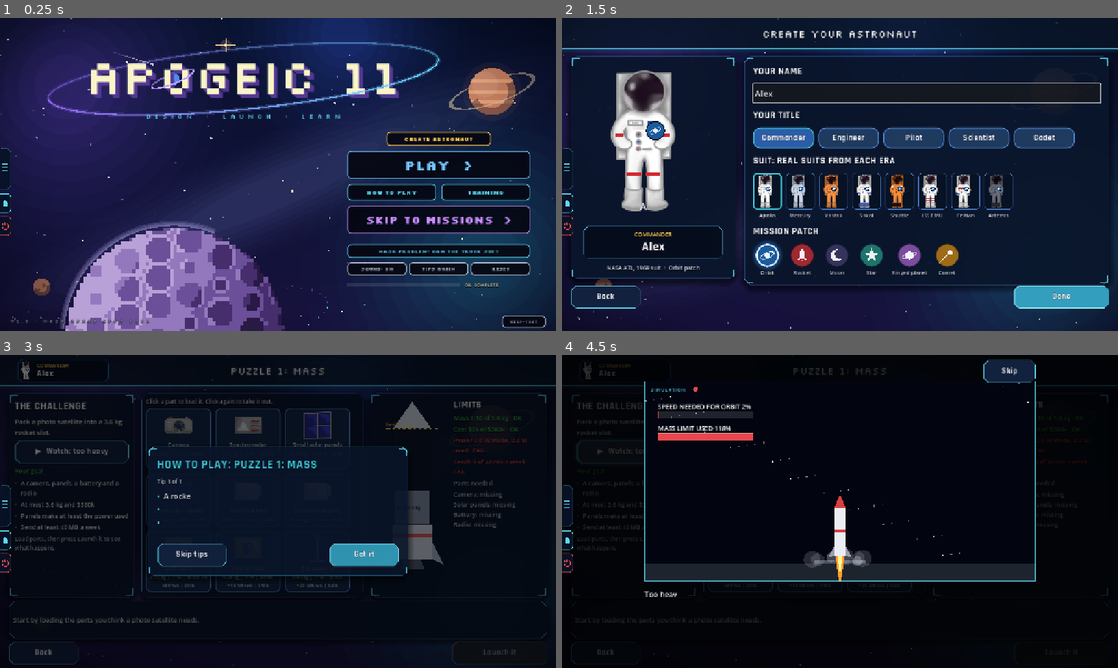
Above: before the commit, frames 1-4 (two rows, left to right).
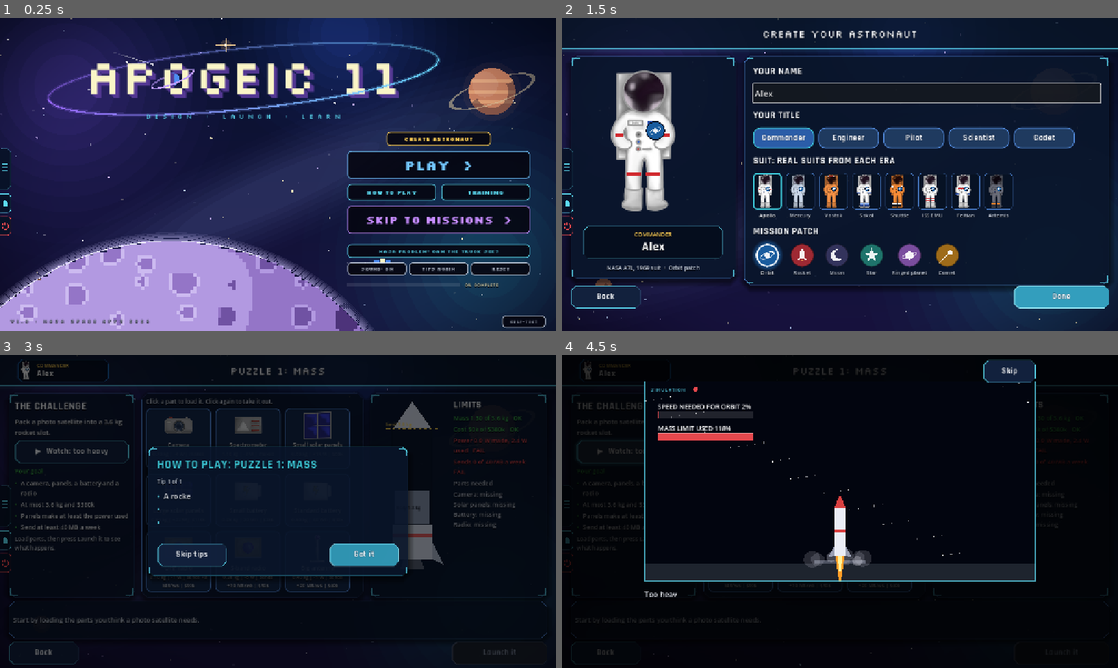
Above: after the commit, the same moments.

Repository: a77chand/apogeic
Game: Godot game, scene res://scenes/main.tscn
Same seed, same stepped clock (60 frames per second), same inputs: the game is played once before the commit and once after it.
Inputs (mouse positions are in pixels of both pictures, inside the frame that each line leads up to):
- Up to frame 1 (0.25 s): no input
- Up to frame 2 (1.5 s): click "PLAY >" at 0.5 s; click (928, 93) at 1.27 s; type "Alex" at 1.35 s
- Up to frame 3 (3 s): click "Done" at 2 s; click "Play" at 2.75 s
- Up to frame 4 (4.5 s): click "Skip tips" at 3.5 s; click "▶ Watch: too heavy" at 4.25 s

The runs differ from the first frame. In frame 1, 14% of the frame differs, in the area x 0-71%, y 64-100%; in frame 2, less than 0.1%; in frame 3, 0.1%; in frame 4, 0.5%.

Commit message:
Fix mission-screen freeze (overlays above raised card); bigger cratered title planet to the page edges; boots instead of a bar, no initial on the foot; pixel lives/stars/star dust in the header with a sparkle icon; README for AP0GEIC 11

Diff:
--- a/scripts/screens/missions.gd
+++ b/scripts/screens/missions.gd
@@ -14,7 +14,7 @@
 const Tutorial = preload("res://scripts/ui/tutorial.gd")
 
 const CARD_SIZE: Vector2 = Vector2(440, 462)
-const CARD_Y: float = 132.0
+const CARD_Y: float = 108.0
 const GAP: float = 470.0
 const C_LOCKED_TEXT: Color = Color(0.56, 0.60, 0.70)
 
@@ -50,6 +50,8 @@
 	node.size = sz
 
 
+## The header: the player's badge, the title, and on the right the stars, lives (pixel
+## hearts, with the time to the next one) and star dust, in the pixel font.
 func _build_top_bar() -> void:
 	var bar: PanelContainer = PanelContainer.new()
 	bar.add_theme_stylebox_override("panel", UI.bar_style(true))
@@ -57,32 +59,37 @@
 	var title: Label = UI.label("Missions", 28)
 	title.horizontal_alignment = HORIZONTAL_ALIGNMENT_CENTER
 	title.vertical_alignment = VERTICAL_ALIGNMENT_CENTER
-	bar.add_child(title)
+	_place(title, Vector2(540, 0), Vector2(200, 72))
 	var badge: Control = Player.badge(44.0)
 	add_child(badge)
 	badge.position = Vector2(40.0, 14.0)
 
 
-## Total stars, lives (with the time to the next one) and star dust.
+func _pixel_label(text: String, color: Color) -> Label:
+	var l: Label = UI.label(text, 14, color)
+	l.add_theme_font_override("font", UI.pixel_font(false))
+	l.add_theme_font_size_override("font_size", 13)
+	l.vertical_alignment = VERTICAL_ALIGNMENT_CENTER
+	return l
+
+
 func _build_stats() -> void:
-	var row: HBoxContainer = UI.hbox(26)
-	row.alignment = BoxContainer.ALIGNMENT_CENTER
-	_place(row, Vector2(40, 82), Vector2(1200, 40))
-	var stars: HBoxContainer = UI.hbox(6)
-	row.add_child(stars)
-	stars.add_child(UI.star_icon(true, 22.0))
-	stars.add_child(UI.label("%d / %d stars" % [GameState.total_stars(), GameState.mission_ids().size() * 3], 16, UI.C_GOLD))
-	var lives: HBoxContainer = UI.hbox(4)
-	row.add_child(lives)
+	var row: HBoxContainer = UI.hbox(10)
+	row.alignment = BoxContainer.ALIGNMENT_END
+	_place(row, Vector2(760, 16), Vector2(504, 40))
+	row.add_child(UI.star_icon(true, 18.0))
+	row.add_child(_pixel_label("%d/%d" % [GameState.total_stars(), GameState.mission_ids().size() * 3], UI.C_GOLD))
+	var hearts: HBoxContainer = UI.hbox(2)
+	row.add_child(hearts)
 	for i in range(GameState.MAX_LIVES):
-		lives.add_child(UI.heart_icon(i < GameState.lives, 20.0))
-	_lives_label = UI.label("", 14, UI.C_MUTED)
-	lives.add_child(_lives_label)
-	_dust_label = UI.label("", 16, Color(0.78, 0.70, 1.0))
+		hearts.add_child(UI.heart_icon(i < GameState.lives, 18.0))
+	_lives_label = _pixel_label("", UI.C_MUTED)
+	row.add_child(_lives_label)
+	row.add_child(UI.sparkle_icon(22.0))
+	_dust_label = _pixel_label("", Color(0.80, 0.72, 1.0))
 	row.add_child(_dust_label)
-	_buy_btn = UI.button("Buy a life (%d star dust)" % GameState.LIFE_COST_STARDUST, _on_buy, 240.0, false)
-	_buy_btn.custom_minimum_size = Vector2(240.0, 34.0)
-	_buy_btn.add_theme_font_size_override("font_size", 13)
+	_buy_btn = UI.pixel_button("+1 life", _on_buy, 84.0, 30.0, 11, UI.C_RED)
+	_buy_btn.tooltip_text = "Buy a life for %d star dust" % GameState.LIFE_COST_STARDUST
 	row.add_child(_buy_btn)
 	_refresh_stats()
 
@@ -90,10 +97,11 @@
 func _refresh_stats() -> void:
 	var wait: int = GameState.seconds_to_next_life()
 	if GameState.lives >= GameState.MAX_LIVES:
-		_lives_label.text = "Lives full"
+		_lives_label.text = "FULL"
 	else:
-		_lives_label.text = "Next life in %d:%02d" % [wait / 60, wait % 60]
-	_dust_label.text = "✦ %d star dust" % GameState.stardust
+		_lives_label.text = "%d:%02d" % [wait / 60, wait % 60]
+	_lives_label.tooltip_text = "A life comes back every 30 minutes"
+	_dust_label.text = "%d" % GameState.stardust
 	_buy_btn.disabled = GameState.lives >= GameState.MAX_LIVES or GameState.stardust < GameState.LIFE_COST_STARDUST
 
 
@@ -219,7 +227,6 @@
 		var tint: Color = Color(shade, shade, shade * 1.05, alpha)
 		card.size = CARD_SIZE   # containers can stretch it; keep every card the same size
 		card.visible = absi(off) <= 2
-		card.z_index = 1 if off == 0 else 0
 		card.mouse_filter = Control.MOUSE_FILTER_STOP if off == 0 else Control.MOUSE_FILTER_IGNORE
 		for child in card.find_children("*", "Button", true, false):
 			(child as Button).disabled = off != 0 or bool(card.get_meta("locked", false))
@@ -232,6 +239,12 @@
 			card.position = target
 			card.scale = Vector2(sc, sc)
 			card.modulate = tint
+	# the middle card draws over its neighbours: move it to the end of the cards (not above
+	# overlays such as tips or the list, which are added after the cards)
+	var top: int = 0
+	for c in _cards:
+		top = maxi(top, (c as Control).get_index())
+	move_child(_cards[_index], top)
 	if _tip != null:
 		_tip.text = "Mission %d of %d. Use the arrows, the arrow keys or the mouse wheel to slide." % [mini(_index + 1, GameState.mission_ids().size()), GameState.mission_ids().size()]
 
--- a/scripts/screens/title.gd
+++ b/scripts/screens/title.gd
@@ -39,8 +39,8 @@
 		_place(UI.picture("res://art/ui/ui_logo.png", Vector2(900, 200), "AP0GEIC 11"), Vector2(190, 40), Vector2(900, 200))
 		return
 	var logo: Control = Logo.new()
-	logo.planet_centre = Vector2(400, 730)
-	logo.planet_radius = 250.0
+	logo.planet_centre = Vector2(390, 1090)
+	logo.planet_radius = 580.0
 	_place(logo, Vector2.ZERO, Vector2(1280, 720))
 
 
--- a/scripts/ui/avatar.gd
+++ b/scripts/ui/avatar.gd
@@ -173,12 +173,12 @@
 			_box(76, 134, 94, 142, blue)
 			_box(160, 134, 178, 142, blue)
 			_box(110, 84, 113, 158, blue)
-			_box(92, 222, 162, 240, Color(blue, 0.85))
+			_boots(Color(0.20, 0.32, 0.62), Color(0.55, 0.70, 0.95))
 		"aces":
 			# orange launch and entry suit, white shoulder patches, black boots
 			_box(84, 88, 98, 100, Color(0.97, 0.97, 0.97))
 			_box(156, 88, 170, 100, Color(0.97, 0.97, 0.97))
-			_box(92, 222, 162, 242, Color(0.08, 0.08, 0.10))
+			_boots(Color(0.12, 0.12, 0.14), Color(0.97, 0.97, 0.97))
 		"emu":
 			# white spacewalk suit, red stripes round the legs
 			_box(98, 176, 124, 181, red)
@@ -195,7 +195,23 @@
 			_box(84, 98, 170, 102, orange)
 			_box(98, 184, 124, 188, Color(0.30, 0.62, 0.92))
 			_box(132, 184, 158, 188, Color(0.30, 0.62, 0.92))
-			_box(92, 222, 162, 240, Color(0.15, 0.15, 0.17))
+			_boots(Color(0.22, 0.22, 0.25), Color(0.96, 0.52, 0.16))
+
+
+## Two separate boots over the picture's feet, each with a band of trim at the ankle and
+## a darker sole, so they read as part of the suit (not a bar across both legs).
+func _boots(fill: Color, trim: Color) -> void:
+	for x in [[94.0, 125.0], [131.0, 162.0]]:
+		var top: Vector2 = _t(float(x[0]), 214)
+		var bottom: Vector2 = _t(float(x[1]), 242)
+		var r: Rect2 = Rect2(top, bottom - top)
+		var rr: float = r.size.x * 0.22
+		draw_rect(Rect2(r.position + Vector2(0, rr), r.size - Vector2(0, rr)), fill)
+		draw_rect(Rect2(r.position + Vector2(rr, 0), Vector2(r.size.x - rr * 2.0, rr)), fill)
+		draw_circle(r.position + Vector2(rr, rr), rr, fill)
+		draw_circle(r.position + Vector2(r.size.x - rr, rr), rr, fill)
+		draw_rect(Rect2(r.position + Vector2(0, r.size.y * 0.18), Vector2(r.size.x, r.size.y * 0.14)), trim)
+		draw_rect(Rect2(r.position + Vector2(0, r.size.y * 0.82), Vector2(r.size.x, r.size.y * 0.18)), fill.darkened(0.35))
 
 
 ## A round patch with the chosen emblem and the player's initial.
@@ -205,8 +221,3 @@
 	draw_circle(centre, radius + maxf(1.0, radius * 0.12), Color(0.02, 0.05, 0.12))
 	draw_circle(centre, radius, bg)
 	draw_emblem(self, str(entry[2]), centre, radius * 0.8, Color(1, 1, 1, 0.92), bg)
-	if _initial != "" and _height >= 200.0:
-		var font: Font = ThemeDB.fallback_font
-		var font_size: int = maxi(8, int(_height * 0.07))
-		var text_size: Vector2 = font.get_string_size(_initial, HORIZONTAL_ALIGNMENT_LEFT, -1.0, font_size)
-		draw_string(font, _t(128, 250) + Vector2(-text_size.x * 0.5, 0.0), _initial, HORIZONTAL_ALIGNMENT_LEFT, -1.0, font_size, Color(1, 1, 1, 0.9))
--- a/scripts/ui/confirm.gd
+++ b/scripts/ui/confirm.gd
@@ -27,6 +27,7 @@
 
 
 func _ready() -> void:
+	z_index = 100   # always above the screen
 	process_mode = Node.PROCESS_MODE_ALWAYS
 	mouse_filter = Control.MOUSE_FILTER_STOP
 	var dim: ColorRect = ColorRect.new()
--- a/scripts/ui/event_card.gd
+++ b/scripts/ui/event_card.gd
@@ -51,6 +51,7 @@
 
 
 func _ready() -> void:
+	z_index = 100   # always above the screen, including raised cards
 	mouse_filter = Control.MOUSE_FILTER_STOP
 	var dim: ColorRect = ColorRect.new()
 	dim.color = Color(0, 0, 0, 0.6)
--- a/scripts/ui/film.gd
+++ b/scripts/ui/film.gd
@@ -40,6 +40,7 @@
 
 
 func _ready() -> void:
+	z_index = 100   # always above the screen, including raised cards
 	_c = Control.new()
 	_c.clip_contents = true
 	_c.mouse_filter = Control.MOUSE_FILTER_IGNORE
--- a/scripts/ui/logo.gd
+++ b/scripts/ui/logo.gd
@@ -90,61 +90,61 @@
 		draw_line(p0, p1, Color(col, alpha), 3.0)
 
 
-## A pixel planet: each square is coloured by light direction and a fixed noise pattern
-## that slides sideways, so the surface turns slowly.
+## A big pixel planet rising from the bottom-left corner, like the reference art: pale
+## lavender, lit from the upper left, with round craters (dark floors, light rims) that
+## drift sideways as it turns, and a glowing rim of atmosphere along its top edge. Only
+## the part on screen is drawn, and it always reaches the bottom and left edges.
 func _draw_planet() -> void:
 	var c: Vector2 = planet_centre
 	var r: float = planet_radius
-	var light: Vector2 = Vector2(-0.7, -0.6).normalized()
-	var shades: Array = [Color(0.16, 0.10, 0.27), Color(0.27, 0.18, 0.42), Color(0.42, 0.31, 0.60), Color(0.58, 0.47, 0.74), Color(0.72, 0.63, 0.84)]
-	var n: int = int(r / PX) + 1
-	var spin: float = _t * 1.2
-	for gy in range(-n, n + 1):
-		for gx in range(-n, n + 1):
-			var d: Vector2 = Vector2(gx, gy) * PX
+	var light: Vector2 = Vector2(-0.55, -0.83).normalized()
+	var shades: Array = [Color(0.18, 0.11, 0.32), Color(0.30, 0.20, 0.48), Color(0.44, 0.32, 0.64), Color(0.58, 0.46, 0.78), Color(0.70, 0.60, 0.88), Color(0.80, 0.73, 0.94)]
+	var spin: float = _t * 0.9
+	var top_row: int = int(floor((maxf(0.0, c.y - r) - c.y) / PX))
+	var bottom_row: int = int(ceil((size.y - c.y) / PX))
+	for gy in range(top_row, bottom_row + 1):
+		var dy: float = float(gy) * PX
+		if absf(dy) > r:
+			continue
+		var half: float = sqrt(r * r - dy * dy)
+		var gx0: int = int(floor(maxf(-half, -c.x) / PX))
+		var gx1: int = int(ceil(minf(half, size.x - c.x) / PX))
+		for gx in range(gx0, gx1 + 1):
+			var d: Vector2 = Vector2(float(gx) * PX, dy)
 			if d.length() > r:
 				continue
-			var p: Vector2 = c + d
-			if p.y > size.y or p.y + PX < 0.0:
-				continue
 			var nz: Vector2 = d / r
-			var z: float = sqrt(max(0.0, 1.0 - nz.length_squared()))
-			var lit: float = clamp(nz.dot(light) * 0.9 + z * 0.35, -1.0, 1.0)
-			# surface pattern: round craters (dark floor, lit rim) that move with the spin
+			var z: float = sqrt(maxf(0.0, 1.0 - nz.length_squared()))
+			var lit: float = clampf(nz.dot(light) * 0.85 + z * 0.45, -1.0, 1.0)
+			var level: float = (lit + 0.9) * 2.6
+			# craters on a drifting grid of cells, each cell with its own size and place
 			var u: float = float(gx) + spin
-			var level: float = (lit + 1.0) * 2.2
-			var cu: float = fposmod(u, 9.0) - 4.5
-			var cv: float = fposmod(float(gy) + floor(u / 9.0) * 3.0, 8.0) - 4.0
-			var cr: float = 2.2 + float(abs(hash(Vector2i(int(floor(u / 9.0)), int(floor((float(gy) + floor(u / 9.0) * 3.0) / 8.0))))) % 3)
-			var cd: float = Vector2(cu, cv).length()
-			if cd < cr - 0.6:
-				level -= 1.1
-			elif cd < cr + 0.4:
-				level += 0.5
+			var cell: Vector2i = Vector2i(int(floor(u / 11.0)), int(floor(float(gy) / 9.0)))
+			var hsh: int = absi(hash(cell))
+			var cc: Vector2 = Vector2(float(cell.x) * 11.0 + 3.0 + float(hsh % 5), float(cell.y) * 9.0 + 2.0 + float((hsh / 7) % 5))
+			var cr: float = 1.6 + float((hsh / 49) % 4) * 0.8
+			var cd: float = Vector2(u, float(gy)).distance_to(cc)
+			if (hsh / 343) % 3 != 0:
+				if cd < cr - 0.5:
+					level -= 1.2
+				elif cd < cr + 0.5:
+					level += 0.7
 			var idx: int = clampi(int(level), 0, shades.size() - 1)
-			draw_rect(Rect2(p, Vector2(PX, PX)), shades[idx])
-	# a soft glowing rim on the lit side
-	for i in range(4):
-		draw_arc(c, r + 3.0 + float(i) * 3.0, PI * 1.02, PI * 1.62, 48, Color(0.78, 0.70, 1.0, 0.45 - 0.1 * float(i)), 3.0)
-	# the orbit and a satellite on it
-	var tilt: float = -0.22
-	var rx: float = r * 1.45
-	var ry: float = r * 0.32
-	var steps: int = 90
-	for i in range(steps):
-		if i % 2 == 1:
-			continue
-		var a: float = TAU * float(i) / float(steps)
-		var q: Vector2 = c + Vector2(cos(a) * rx, sin(a) * ry).rotated(tilt)
-		var front: bool = sin(a) > 0.0
-		if not front and q.distance_to(c) < r:
-			continue
-		draw_rect(Rect2(q.snapped(Vector2(4, 4)), Vector2(4, 4)), Color(UI.C_ACCENT, 0.8 if front else 0.3))
-	var sa: float = _t * 0.35 + PI
-	var sp: Vector2 = c + Vector2(cos(sa) * rx, sin(sa) * ry).rotated(tilt)
+			draw_rect(Rect2(c + d, Vector2(PX, PX)), shades[idx])
+	# the glowing rim of atmosphere along the top
+	for i in range(6):
+		var a: float = 0.55 - 0.09 * float(i)
+		draw_arc(c + Vector2(PX * 0.5, PX * 0.5), r + 2.0 + float(i) * 3.5, PI * 1.0, PI * 1.85, 96, Color(0.82, 0.78, 1.0, maxf(0.05, a)), 3.0)
+	draw_arc(c + Vector2(PX * 0.5, PX * 0.5), r + 1.0, PI * 1.08, PI * 1.62, 96, Color(0.95, 0.95, 1.0, 0.9), 2.0)
+	# a small satellite crossing above the horizon, hidden while it is behind the planet
+	var oc: Vector2 = c + Vector2(0.0, -r * 0.92)
+	var rx: float = r * 0.85
+	var ry: float = r * 0.12
+	var sa: float = _t * 0.3
+	var sp: Vector2 = oc + Vector2(cos(sa) * rx, sin(sa) * ry)
 	if sin(sa) < 0.0 and sp.distance_to(c) < r:
 		return
 	sp = sp.snapped(Vector2(4, 4))
-	draw_rect(Rect2(sp - Vector2(6, 6), Vector2(12, 12)), C_CREAM)
-	draw_rect(Rect2(sp - Vector2(22, 3), Vector2(12, 6)), Color(0.30, 0.55, 0.95))
-	draw_rect(Rect2(sp + Vector2(10, -3), Vector2(12, 6)), Color(0.30, 0.55, 0.95))
+	draw_rect(Rect2(sp - Vector2(5, 5), Vector2(10, 10)), C_CREAM)
+	draw_rect(Rect2(sp - Vector2(19, 3), Vector2(11, 6)), Color(0.30, 0.55, 0.95))
+	draw_rect(Rect2(sp + Vector2(8, -3), Vector2(11, 6)), Color(0.30, 0.55, 0.95))
--- a/scripts/ui/tutorial.gd
+++ b/scripts/ui/tutorial.gd
@@ -63,6 +63,7 @@
 
 
 func _ready() -> void:
+	z_index = 100   # always above the screen, including raised cards
 	GameState.tutorial_open = true
 	mouse_filter = Control.MOUSE_FILTER_STOP
 	var dim: ColorRect = ColorRect.new()
--- a/scripts/ui/ui.gd
+++ b/scripts/ui/ui.gd
@@ -121,63 +121,64 @@
 	return row
 
 
-## A heart for the lives display: red when full, a dim outline when used.
+## A pixel heart for the lives display: red when full, a dim outline when used.
+const HEART_PIXELS: Array = [
+	".XX.XX.",
+	"XXXXXXX",
+	"XXXXXXX",
+	".XXXXX.",
+	"..XXX..",
+	"...X...",
+]
+
+
 static func heart_icon(full: bool, size: float = 20.0) -> Control:
 	var c: Control = Control.new()
 	c.custom_minimum_size = Vector2(size, size)
 	c.mouse_filter = Control.MOUSE_FILTER_IGNORE
 	c.draw.connect(func() -> void:
-		var pts: PackedVector2Array = PackedVector2Array()
-		for i in range(40):
-			var t: float = TAU * float(i) / 40.0
-			var x: float = 16.0 * pow(sin(t), 3)
-			var y: float = -(13.0 * cos(t) - 5.0 * cos(2.0 * t) - 2.0 * cos(3.0 * t) - cos(4.0 * t))
-			pts.append(Vector2(size * 0.5, size * 0.46) + Vector2(x, y) * size / 36.0)
-		if full:
-			c.draw_colored_polygon(pts, C_RED)
-		else:
-			pts.append(pts[0])
-			c.draw_polyline(pts, Color(C_MUTED, 0.5), 1.5, true))
+		var px: float = floorf(size / 7.0)
+		var off: Vector2 = Vector2((size - px * 7.0) * 0.5, (size - px * 6.0) * 0.5)
+		for y in range(HEART_PIXELS.size()):
+			var row: String = HEART_PIXELS[y]
+			for x in range(row.length()):
+				if row[x] != "X":
+					continue
+				var r: Rect2 = Rect2(off + Vector2(x, y) * px, Vector2(px, px))
+				if full:
+					c.draw_rect(r, C_RED if not (y == 1 and x == 1) else Color(1, 0.75, 0.75))
+				else:
+					c.draw_rect(r, Color(C_MUTED, 0.22)))
 	return c
 
 
-## A short message in the bottom-right corner that fades out after a few seconds.
-## Used for feedback after a choice: how good it was and why.
-static func toast(host: Node, title: String, text: String, color: Color, seconds: float = 6.0) -> void:
-	var panel: PanelContainer = PanelContainer.new()
-	var sb: StyleBoxFlat = box(Color(0.02, 0.05, 0.11, 0.95), color, 8, 2, 12.0)
-	sb.border_width_left = 6
-	panel.add_theme_stylebox_override("panel", sb)
-	panel.mouse_filter = Control.MOUSE_FILTER_IGNORE
-	panel.z_index = 50
-	var col: VBoxContainer = vbox(4)
-	panel.add_child(col)
-	col.add_child(label(title, 18, color))
-	var l: Label = label(text, 14, C_TEXT, true)
-	l.custom_minimum_size = Vector2(380.0, 0.0)
-	col.add_child(l)
-	host.add_child(panel)
-	panel.position = Vector2(1270.0, 470.0)
-	panel.size = Vector2(410.0, 0.0)
-	var tw: Tween = panel.create_tween()
-	tw.tween_property(panel, "position:x", 850.0, 0.35).set_trans(Tween.TRANS_CUBIC).set_ease(Tween.EASE_OUT)
-	tw.tween_interval(seconds)
-	tw.tween_property(panel, "modulate:a", 0.0, 0.8)
-	tw.tween_callback(panel.queue_free)
-
-
-## The feedback toast for an event choice (see Sim.choice_rating).
-static func choice_toast(host: Node, rating: Dictionary, late: bool) -> void:
-	var r: String = str(rating.get("rating", "fair"))
-	var why: String = str(rating.get("why", ""))
-	if late:
-		toast(host, "Time ran out", "The default was picked for you. " + why, C_RED)
-	elif r == "best":
-		toast(host, "Optimal choice. Well done!", why, C_GREEN)
-	elif r == "fair":
-		toast(host, "Fair choice", why, C_YELLOW)
-	else:
-		toast(host, "Costly choice", why, C_RED)
+## The star dust sparkle: a four-pointed star with a small one beside it (from the
+## reference sheet of sparkles), in pale violet.
+static func sparkle_icon(size: float = 22.0, color: Color = Color(0.80, 0.72, 1.0)) -> Control:
+	var c: Control = Control.new()
+	c.custom_minimum_size = Vector2(size, size)
+	c.mouse_filter = Control.MOUSE_FILTER_IGNORE
+	c.draw.connect(func() -> void:
+		_draw_sparkle(c, Vector2(size * 0.42, size * 0.56), size * 0.42, color)
+		_draw_sparkle(c, Vector2(size * 0.86, size * 0.18), size * 0.13, color))
+	return c
+
+
+## A four-pointed sparkle with curved sides: long points up, down, left and right.
+static func _draw_sparkle(ci: CanvasItem, m: Vector2, r: float, color: Color) -> void:
+	var pts: PackedVector2Array = PackedVector2Array()
+	var steps: int = 8
+	for q in range(4):
+		var a0: float = -PI * 0.5 + PI * 0.5 * float(q)
+		var a1: float = a0 + PI * 0.5
+		var tip0: Vector2 = m + Vector2(cos(a0), sin(a0)) * r
+		var tip1: Vector2 = m + Vector2(cos(a1), sin(a1)) * r
+		for i in range(steps):
+			var t: float = float(i) / float(steps)
+			# a curve that bows in towards the centre between two points
+			var p: Vector2 = tip0.lerp(tip1, t)
+			pts.append(p.lerp(m, sin(t * PI) * 0.78))
+	ci.draw_colored_polygon(pts, color)
 
 
 static func label(text: String, size: int = 16, color: Color = C_TEXT, wrap: bool = false) -> Label:
Not shown, added: tests/progress_tests.gd.uid
